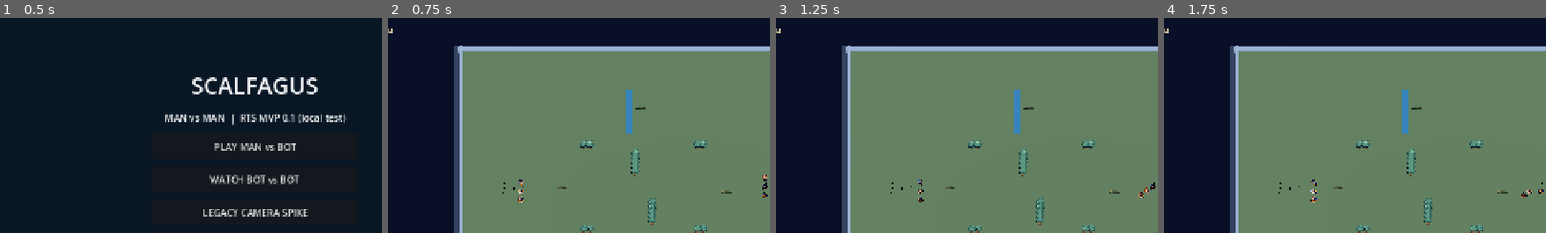
Above: before the commit, frames 1-4 (left to right).
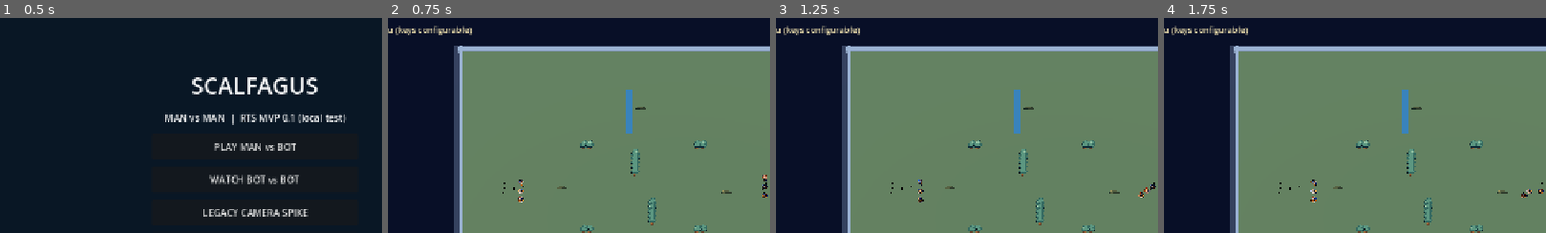
Above: after the commit, the same moments.

Repository: roktiw/scalfagus
Game: Godot game, scene res://scenes/menu.tscn
The game is run twice, just before and just after one commit, with the same random seed, the same clock (stepped at 60 frames per second) and the same inputs.
Inputs (mouse positions are % of the whole screen's width and height, from its top left):
- Up to frame 1 (0.5 s): no input
- Up to frame 2 (0.75 s): click "WATCH BOT vs BOT" at 0.5 s
- Up to frame 3 (1.25 s): no input
- Up to frame 4 (1.75 s): tap Enter at 1.25 s; move the mouse to (72, 45) at 1.27 s; hold D (rts_pan_right) from 1.28 s (still down); hold B (rts_build_barracks) from 1.28 s (still down); click (72, 45) at 1.42 s; tap R (rts_train_rifleman) at 1.55 s
The pictures show only the part of the screen within x 17-67%, y 10-60%; the shares and areas given below are measured in that part.

Frame 1 is identical in both runs. In frame 2, 0.4% of the frame differs, in the area x 2-22%, y 3-8%; in frame 3, 0.4%; in frame 4, 0.4%.

Commit message:
feat(rts): dispatch all camera and unit hotkeys through remappable InputMap actions

Diff:
--- a/apps/game/scripts/mirror_view.gd
+++ b/apps/game/scripts/mirror_view.gd
@@ -234,8 +234,8 @@
     ]
     help_label.text = "Selected: %s  |  %s\n%s" % [
         selected_text, info,
-        "P pause / +/- speed / Esc menu" if spectator else
-        "Left click select / Right click move, gather or attack / B then click: Barracks / W: Worker at HQ / R: Rifleman at Barracks / WASD pan / Mouse wheel zoom / Esc menu"
+        "P pause / +/- speed / Esc menu (keys configurable)" if spectator else
+        "Left click select / Right click move, gather or attack / B then click: Barracks / T: Worker at HQ / R: Rifleman at Barracks / WASD pan / Mouse wheel zoom / Esc menu (Options: Controls)"
     ]
 
 func _cell_at_mouse(screen_pos: Vector2) -> Vector2i:
@@ -276,27 +276,30 @@
 
 func _unhandled_input(event: InputEvent) -> void:
     if event is InputEventKey and event.pressed and not event.echo:
-        match event.keycode:
-            KEY_ESCAPE:
+        if event.keycode == KEY_ESCAPE:
+            if build_mode:
+                build_mode = false
+                info = "Barracks placement cancelled"
+            else:
                 get_tree().change_scene_to_file(MENU_SCENE)
-                return
-            KEY_P:
-                if spectator:
-                    speed = 0 if speed != 0 else 1
-            KEY_EQUAL, KEY_KP_ADD:
-                speed = mini(16, speed + 1)
-            KEY_MINUS, KEY_KP_SUBTRACT:
-                speed = maxi(1, speed - 1)
-            KEY_B:
-                if not spectator and sim.entities.has(selected_id) and str(sim.entities[selected_id]["kind"]) == "worker":
-                    build_mode = true
-                    info = "Choose Barracks location with left click"
-            KEY_W:
-                if not spectator and sim.entities.has(selected_id):
-                    info = "Worker queued" if sim.issue_command(0, "train_worker", selected_id) else "Cannot train Worker"
-            KEY_R:
-                if not spectator and sim.entities.has(selected_id):
-                    info = "Rifleman queued" if sim.issue_command(0, "train_rifleman", selected_id) else "Cannot train Rifleman"
+            return
+        if event.is_action_pressed("rts_pause"):
+            if spectator:
+                speed = 0 if speed != 0 else 1
+        elif event.is_action_pressed("rts_speed_up"):
+            speed = mini(16, speed + 1)
+        elif event.is_action_pressed("rts_speed_down"):
+            speed = maxi(1, speed - 1)
+        elif event.is_action_pressed("rts_build_barracks"):
+            if not spectator and sim.entities.has(selected_id) and str(sim.entities[selected_id]["kind"]) == "worker":
+                build_mode = true
+                info = "Choose Barracks location with left click"
+        elif event.is_action_pressed("rts_train_worker"):
+            if not spectator and sim.entities.has(selected_id):
+                info = "Worker queued" if sim.issue_command(0, "train_worker", selected_id) else "Cannot train Worker"
+        elif event.is_action_pressed("rts_train_rifleman"):
+            if not spectator and sim.entities.has(selected_id):
+                info = "Rifleman queued" if sim.issue_command(0, "train_rifleman", selected_id) else "Cannot train Rifleman"
     elif event is InputEventMouseButton and event.pressed and event.button_index in [
             MOUSE_BUTTON_WHEEL_UP, MOUSE_BUTTON_WHEEL_DOWN]:
         zoom_size = clampf(
@@ -330,8 +333,8 @@
 func _process(delta: float) -> void:
     var shift := Vector3.ZERO
     if not spectator:
-        shift.x = float(Input.is_key_pressed(KEY_D)) - float(Input.is_key_pressed(KEY_A))
-        shift.z = float(Input.is_key_pressed(KEY_S)) - float(Input.is_key_pressed(KEY_W))
+        shift.x = Input.get_axis("rts_pan_left", "rts_pan_right")
+        shift.z = Input.get_axis("rts_pan_up", "rts_pan_down")
     if shift.length_squared() > 0.0:
         camera_center += shift.normalized() * delta * 18.0
         camera_center.x = clampf(camera_center.x, 12.0, 52.0)
